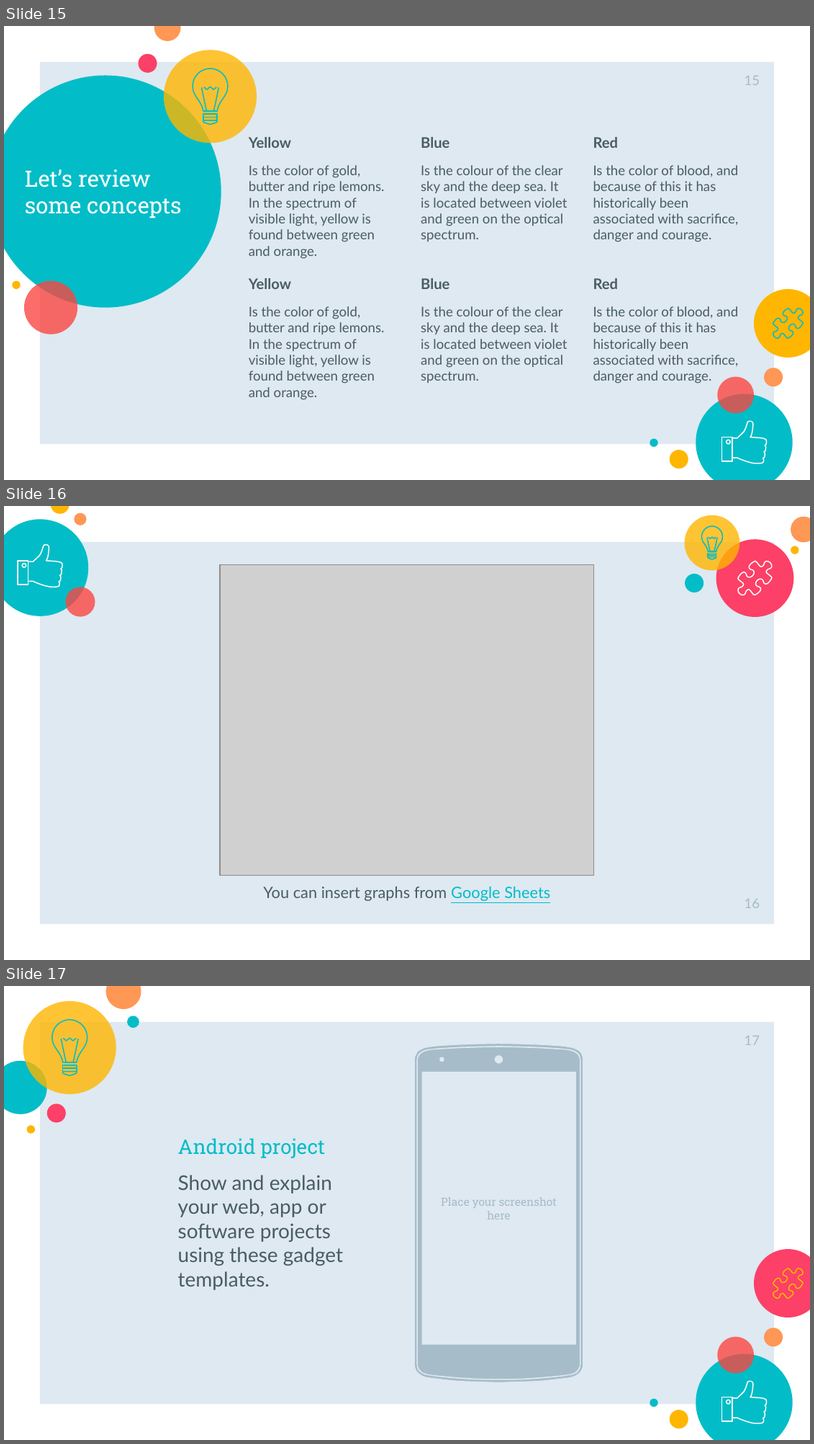
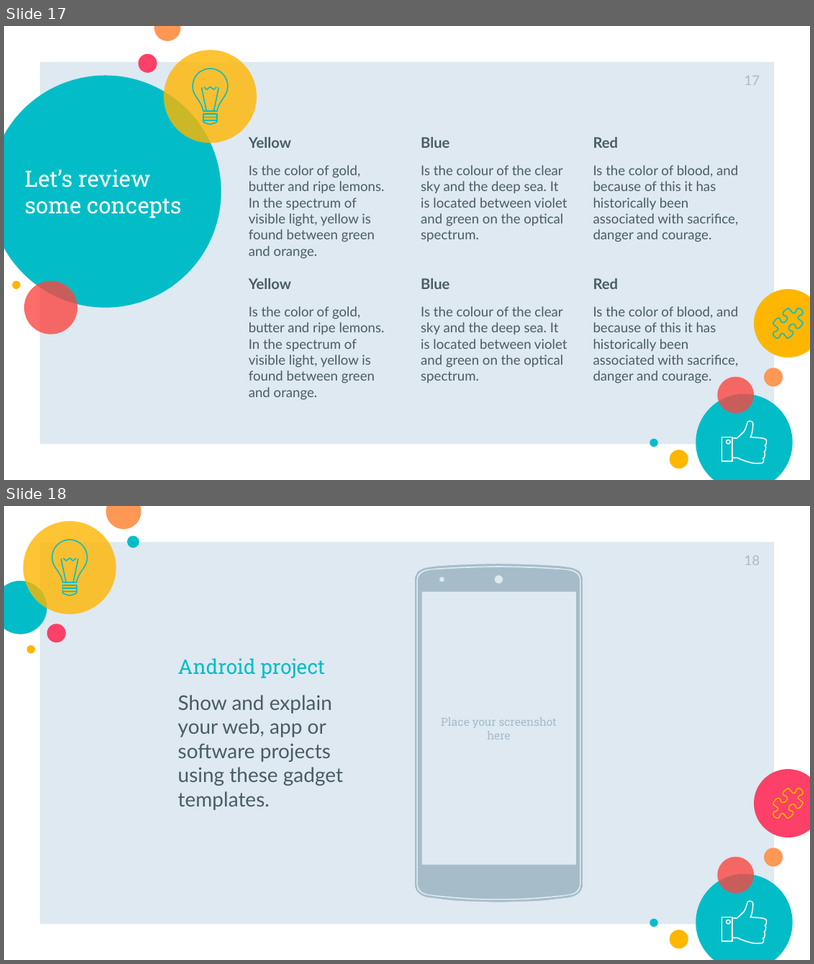
Before and after one commit to JETC-98/OOP, a slide deck: Docs/PrimeraEntrega.pptx. Shown one above the other, each under a label of ours: slides 15, 16 and 17 before the commit, slides 17 and 18 after it. The pictures are 814x1444 and 814x964 pixels, drawn with LibreOffice and Linux fonts; fonts in the diff are those of the drawing; grey boxes stand for pictures. Boxes give left, top, right and bottom in pixels: in the first picture for what was removed or moved away, otherwise in the second. Text is boxed around its words. In the diff, an @@ line names an element or a change of style, - is before the commit and + after.

```diff
--- a/Docs/PrimeraEntrega.pptx
+++ b/Docs/PrimeraEntrega.pptx
@@ slide 16 removed at [4,506,810,960], background #FFFFFF; not listed: 1 template element that a slide beside it also shows @@
@@ ellipse removed at [4,519,89,615] @@
@@ ellipse removed at [51,506,70,513] @@
@@ ellipse removed at [74,513,86,525] @@
@@ ellipse removed at [684,515,741,571] @@
@@ ellipse removed at [791,517,810,542] @@
@@ freeform shape removed at [29,545,62,587] @@
@@ ellipse removed at [717,539,795,616] @@
@@ ellipse removed at [791,546,799,554] @@
@@ freeform shape removed at [18,561,28,585] @@
@@ picture removed at [220,565,594,875] @@
@@ group removed at [702,526,723,559]: 8 freeform shapes @@
@@ freeform shape removed at [738,561,772,595] @@
@@ ellipse removed at [65,587,95,616] @@
@@ ellipse removed at [685,574,704,592] @@
@@ text removed at [263,886,550,901] @@
-You can insert graphs from Google Sheets
@@ page number removed at [745,898,761,908] @@
-16
@@ what was slide 15 is now slide 17 @@
@@ page number at [745,76,761,85]: text changed @@
-15
+17
@@ what was slide 17 is now slide 18 @@
@@ page number at [745,556,761,565]: text changed @@
-17
+18
```
Also in this commit, not shown: 3 slides changed, 5 slides added, 3 other slides removed.
